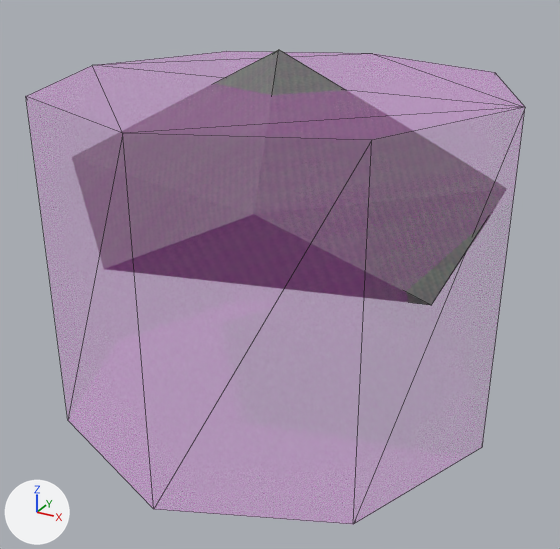
The COLLADA model beamng-props/rocks/export/dae/rock_med_gray_a.dae, before and after one commit.
Both versions are drawn from a 50 mm lens placed at (0.919, -1.666, 1.185), pointed at (0.028, -0.045, 0.375). Every picture has the same lights, and +X, +Y and +Z are marked at lower left. The first picture is the older version. Mesh edges are drawn as thin lines. Where no turn or scale is listed for an object, it has been applied to the vertices.

Before the edit, the objects in view are built like this:
```python
me_colmesh_rock_1 = bpy.data.meshes.new('Colmesh_rock-1')
me_colmesh_rock_1.from_pydata(...)  # an 8-sided cylinder along z spanning x -0.585..0.585, y -0.585..0.585, z -0.428..0.428
me_colmesh_rock_1.materials.append(mat_colmesh_material)  # pink #ff00ff
me_rock_med_gray_a_a800 = bpy.data.meshes.new('rock_med_gray_a_a800')
me_rock_med_gray_a_a800.from_pydata(...)  # 12 vertices, 20 faces; spans x -0.557..0.568, y -0.459..0.438, z 0.02..0.454
me_rock_med_gray_a_a800.materials.append(mat_rock_005)  # picture img_rock_gray_png
ob_colmesh_rock_1 = bpy.data.objects.new('Colmesh_rock-1', me_colmesh_rock_1)
ob_colmesh_rock_1.location = (0.0, 0.0, 0.428)
ob_rock_med_gray_a_a800 = bpy.data.objects.new('rock_med_gray_a_a800', me_rock_med_gray_a_a800)
ob_rock_med_gray_a_a800.location = (0.0, 0.0, 0.48)
```
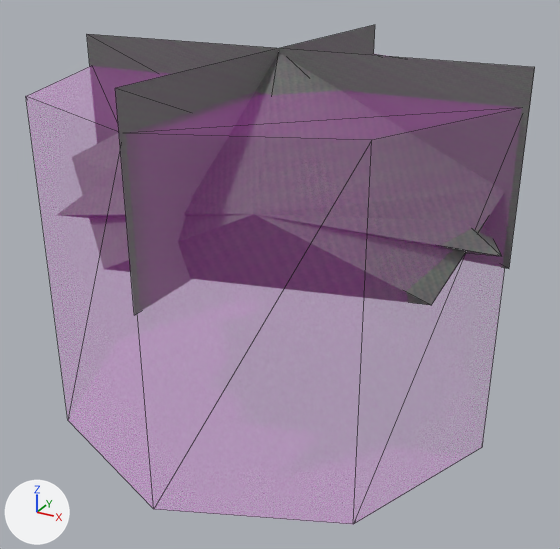
Where the newer file only moved an object's origin or applied its transform, the numbers keep the older frame.

Changed parts and their boxes (x1, y1, x2, y2) in the pictures (560 x 549 px):
'rock_med_gray_a_a50', added: after (87, 25, 535, 315)
'rock_med_gray_a_a200', added: after (441, 229, 501, 256)

Edits to the bpy script that builds the scene:
```text
Add me_rock_med_gray_a_a50:
    me_rock_med_gray_a_a50.from_pydata(...)  # 8 vertices, 4 faces; spans x -0.586..0.596, y -0.601..0.581, z 0.496..0.939
    me_rock_med_gray_a_a50.materials.append(mat_rock_005)  # picture img_rock_gray_png
Add me_rock_med_gray_a_a200:
    me_rock_med_gray_a_a200.from_pydata(...)  # 7 vertices, 10 faces; spans x -0.558..0.604, y -0.434..0.438, z 0.5..0.934
    me_rock_med_gray_a_a200.materials.append(mat_rock_005)  # picture img_rock_gray_png
Add ob_rock_med_gray_a_a50:
    ob_rock_med_gray_a_a50 = bpy.data.objects.new('rock_med_gray_a_a50', me_rock_med_gray_a_a50)
    ob_rock_med_gray_a_a50.location = (0.0, 0.0, 0.0)
Add ob_rock_med_gray_a_a200:
    ob_rock_med_gray_a_a200 = bpy.data.objects.new('rock_med_gray_a_a200', me_rock_med_gray_a_a200)
    ob_rock_med_gray_a_a200.location = (0.0, 0.0, 0.0)
```
